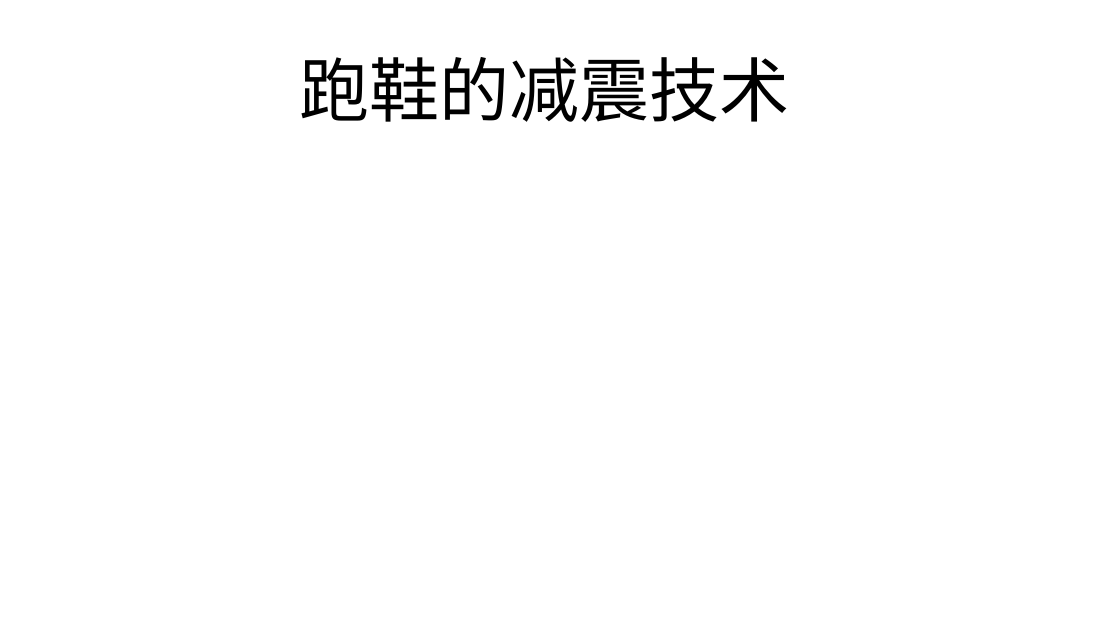
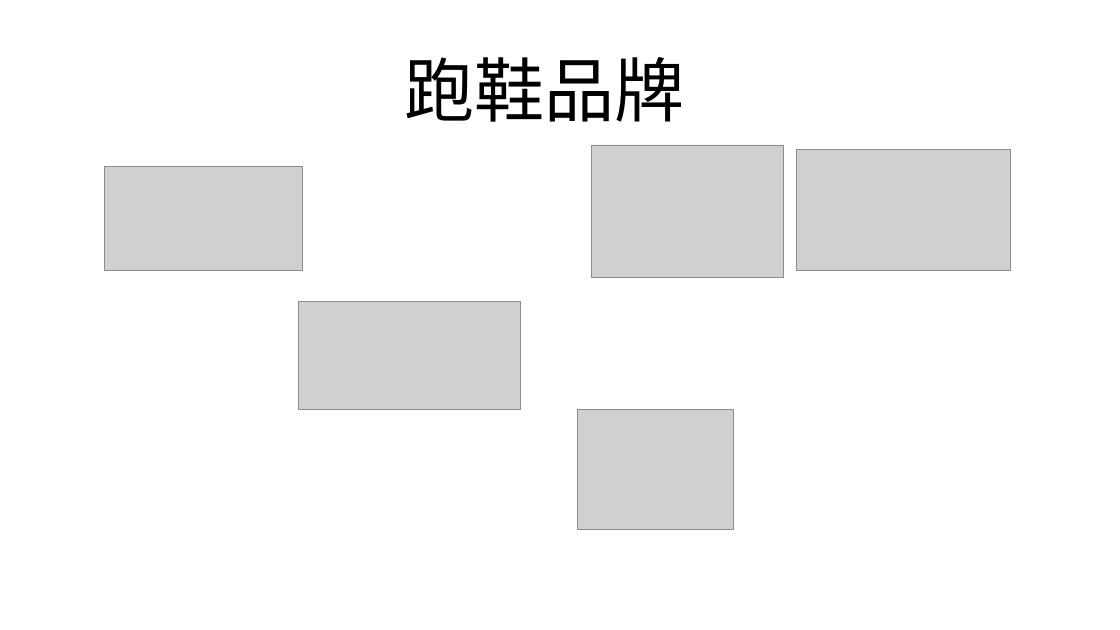
Before and after one commit to FredJiangFei/freetalk, a slide deck: slide 16 of 跑鞋/prod.pptx (slide 15 before the commit). Drawn at 1120x630 pixels with LibreOffice and Linux fonts; fonts in the diff are those of the drawing; grey boxes stand for pictures. Boxes give left, top, right and bottom in pixels: in the first picture for what was removed or moved away, otherwise in the second. Text is boxed around its words. In the diff, an @@ line names an element or a change of style, - is before the commit and + after.

Commit message:
pao

```diff
--- a/跑鞋/prod.pptx
+++ b/跑鞋/prod.pptx
@@ text at (x1=404, y1=57, x2=684, y2=122): text changed @@
-跑鞋的减震技术
+跑鞋品牌
@@ picture added at (x1=592, y1=145, x2=784, y2=278) @@
@@ picture added at (x1=104, y1=166, x2=302, y2=271) @@
@@ picture added at (x1=797, y1=150, x2=1011, y2=271) @@
@@ picture added at (x1=299, y1=302, x2=521, y2=410) @@
@@ picture added at (x1=577, y1=410, x2=734, y2=529) @@
```
Also in this commit, not shown: 6 other slides changed, 1 slide added, 3 slides removed.
